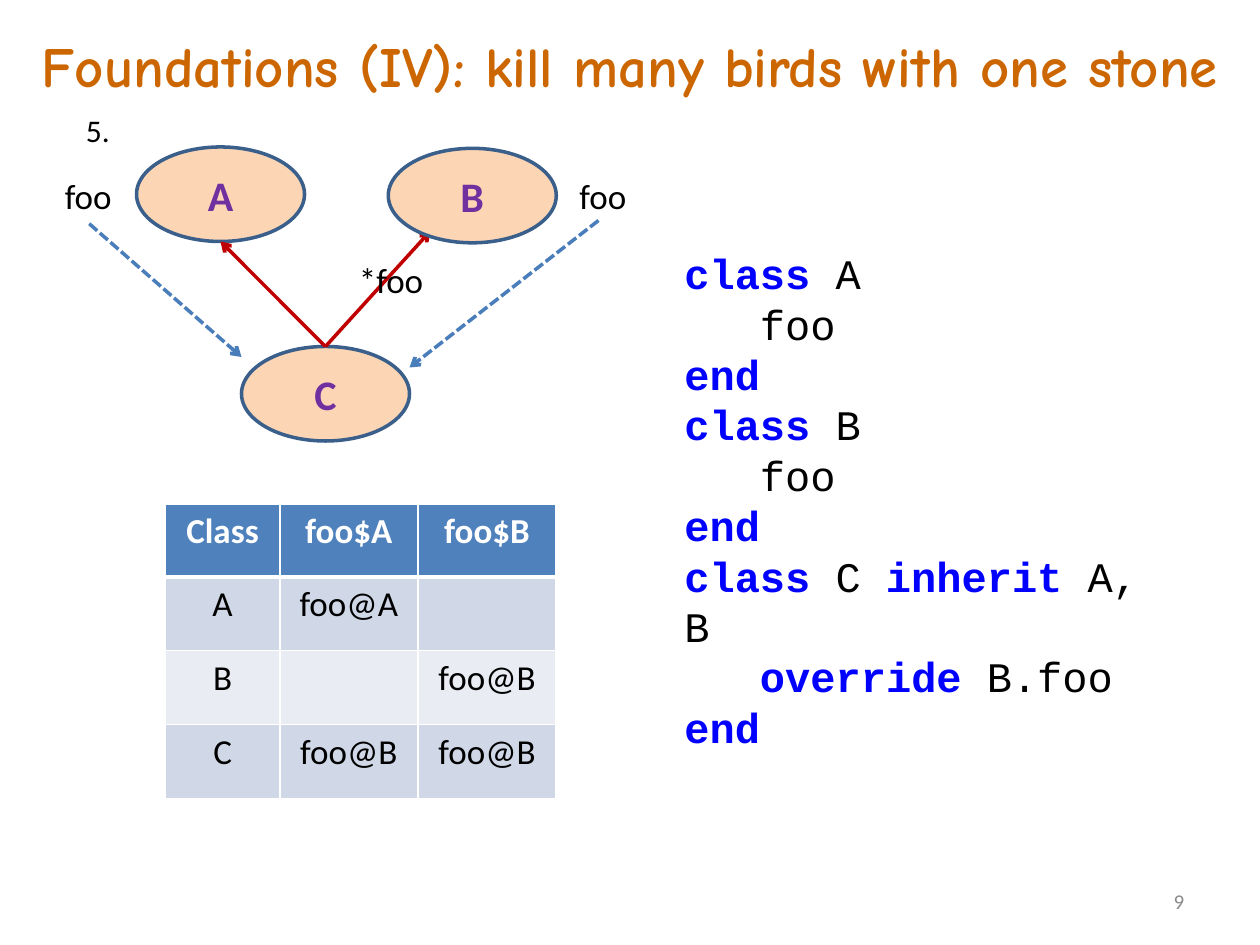
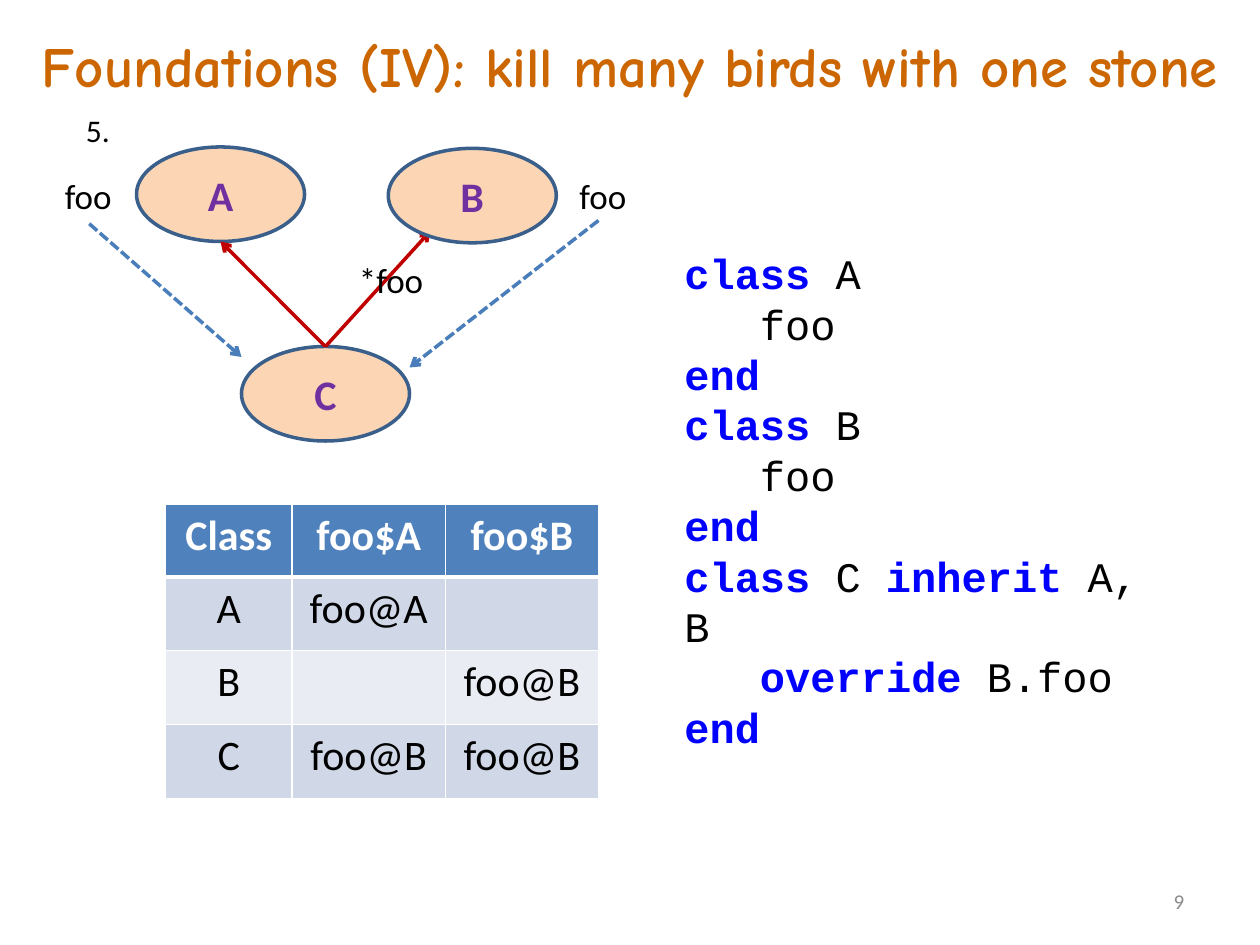
Before and after one commit to akanatov/SLang-, a slide deck: slide 9 of Docs/Incidence matrix and OOP.pptx. Drawn at 1260x945 pixels with LibreOffice and Linux fonts; fonts in the diff are those of the drawing. Boxes give left, top, right and bottom in pixels: in the first picture for what was removed or moved away, otherwise in the second. Text is boxed around its words. In the diff, an @@ line names an element or a change of style, - is before the commit and + after.

```diff
--- a/Docs/Incidence matrix and OOP.pptx
+++ b/Docs/Incidence matrix and OOP.pptx
@@ table at [165,504,600,799] @@
@@ size 20 to 24 pt @@
@@ table: place and size @@
-table at [165,504,557,799]
+table at [165,504,600,799]
```
Also in this commit, not shown: 6 other slides changed.
